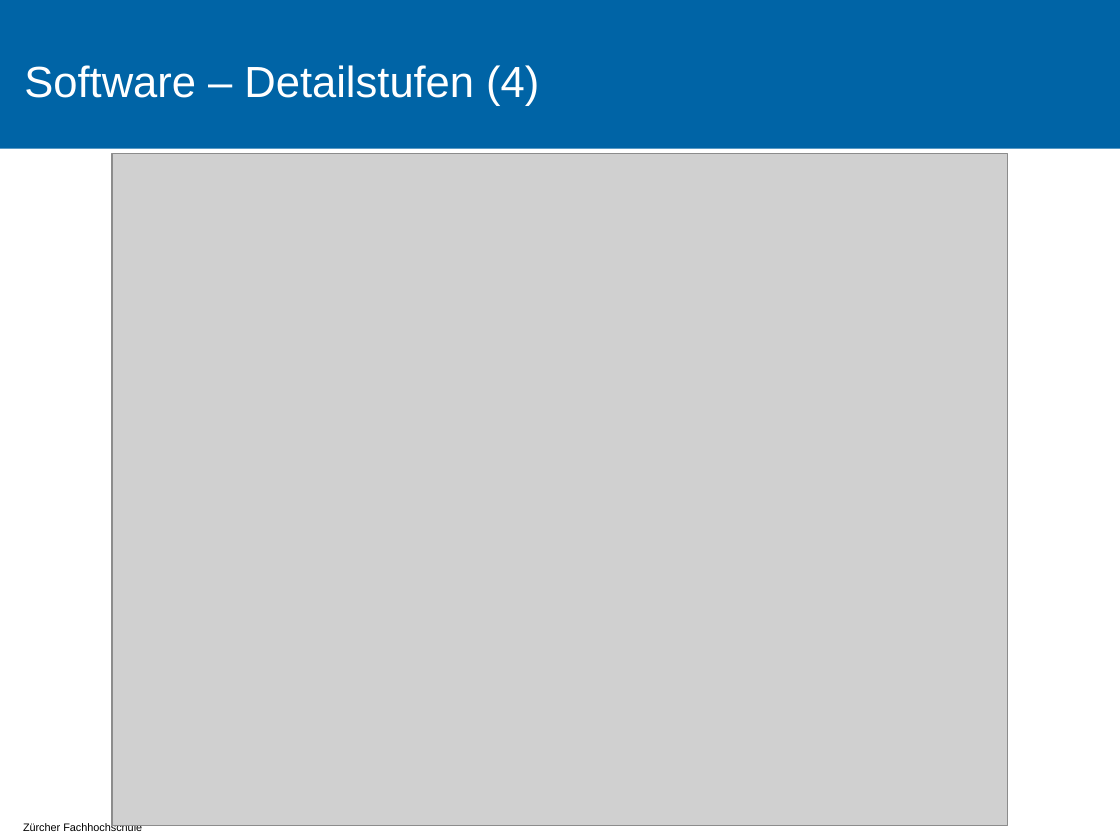
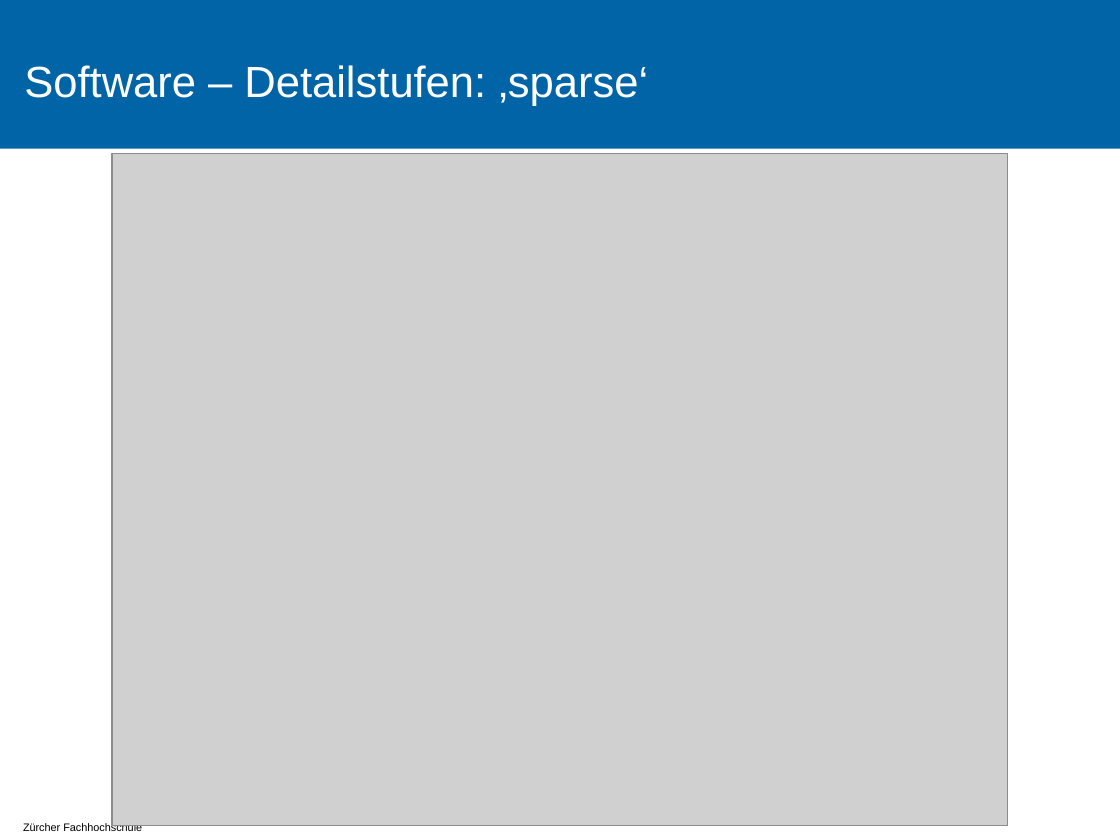
Before and after one commit to tokeller/WeKeBA, a slide deck: slide 19 of 9001_Praesentation/Praesentation.pptx (slide 21 before the commit). Drawn at 1120x840 pixels with LibreOffice and Linux fonts; fonts in the diff are those of the drawing; grey boxes stand for pictures; background and template pictures are left out. Boxes give left, top, right and bottom in pixels: in the first picture for what was removed or moved away, otherwise in the second. Text is boxed around its words. In the diff, an @@ line names an element or a change of style, - is before the commit and + after.

```diff
--- a/9001_Praesentation/Praesentation.pptx
+++ b/9001_Praesentation/Praesentation.pptx
@@ title at box(24, 65, 648, 106): text changed @@
-Software – Detailstufen (4)
+Software – Detailstufen: ‚sparse‘
```
Also in this commit, not shown: 12 other slides changed, 1 slide added, 2 slides removed, 3 other files.
